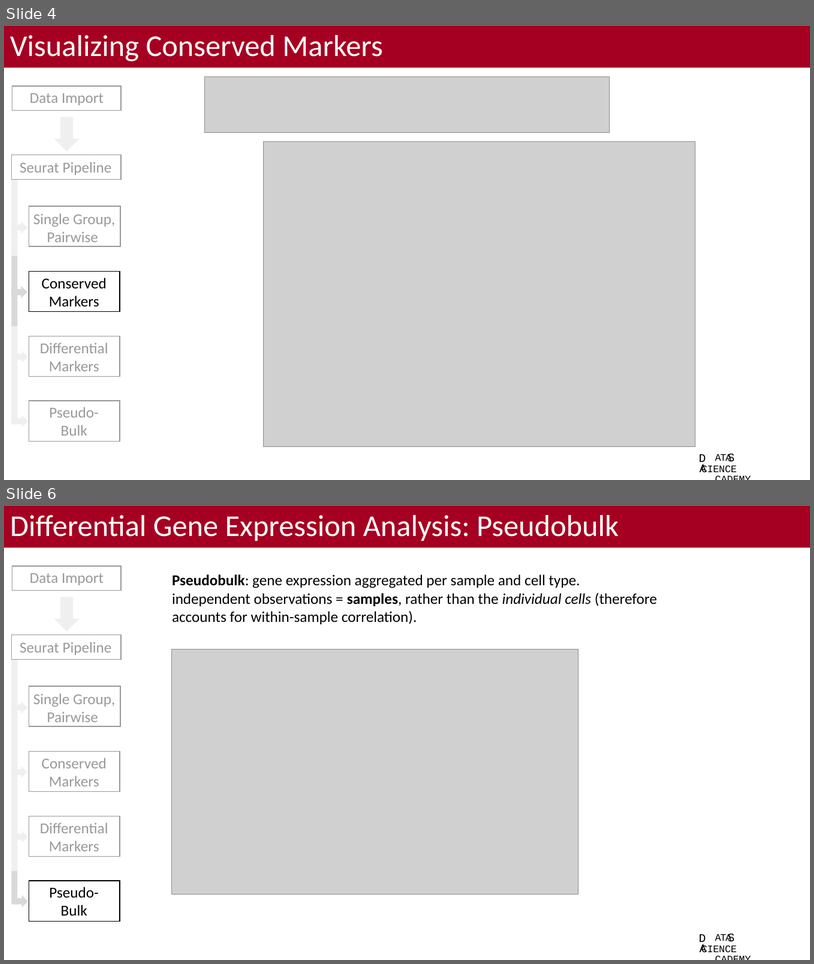
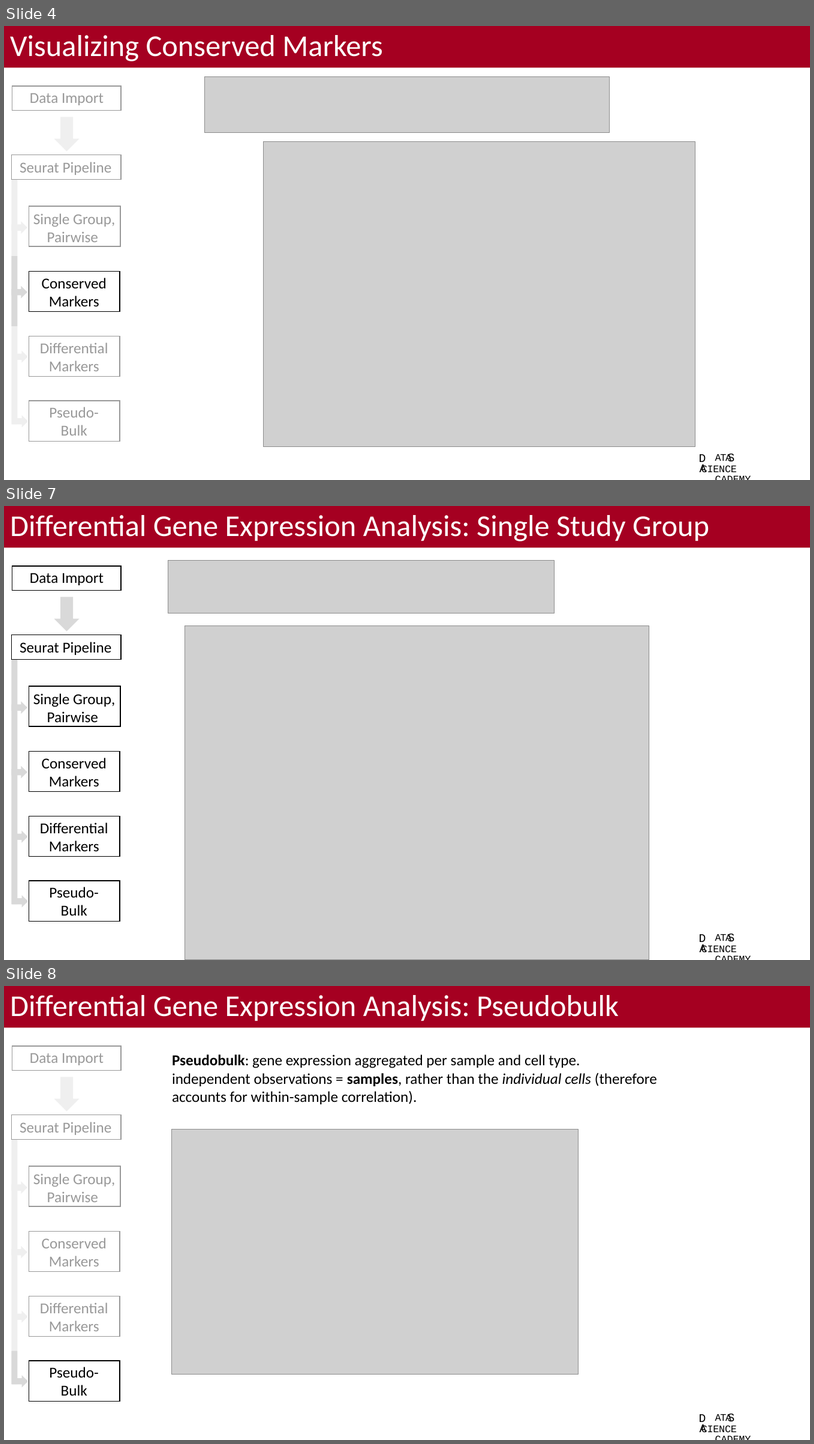
Before and after one commit to bacorli2/scrna_workshop, a slide deck: M5_Seurat_DGE_and_Exploratory/M5_Seurat_DGE_Exploratory.pptx. Shown one above the other, each under a label of ours: slides 4 and 6 before the commit, slides 4, 7 and 8 after it; the slides between them are not shown. The pictures are 814x964 and 814x1444 pixels, drawn with LibreOffice and Linux fonts; fonts in the diff are those of the drawing; grey boxes stand for pictures; background and template pictures are left out. Boxes give left, top, right and bottom in pixels: in the first picture for what was removed or moved away, otherwise in the second. Text is boxed around its words. In the diff, an @@ line names an element or a change of style, - is before the commit and + after.

```diff
--- a/M5_Seurat_DGE_and_Exploratory/M5_Seurat_DGE_Exploratory.pptx
+++ b/M5_Seurat_DGE_and_Exploratory/M5_Seurat_DGE_Exploratory.pptx
@@ slide 7 added at box(4, 506, 810, 960), background #FFFFFF; not listed: 22 template elements that a slide beside it also shows @@
@@ title added at box(4, 506, 810, 548), fill #A50021, 36 pt, text #FFFFFF @@
+Differential Gene Expression Analysis: Single Study Group
@@ picture added at box(168, 560, 555, 613) @@
@@ picture added at box(185, 626, 650, 960) @@
@@ what was slide 6 is now slide 8 @@
```
Also in this commit, not shown: 1 slide changed, 1 other slide added, 1 other file.
